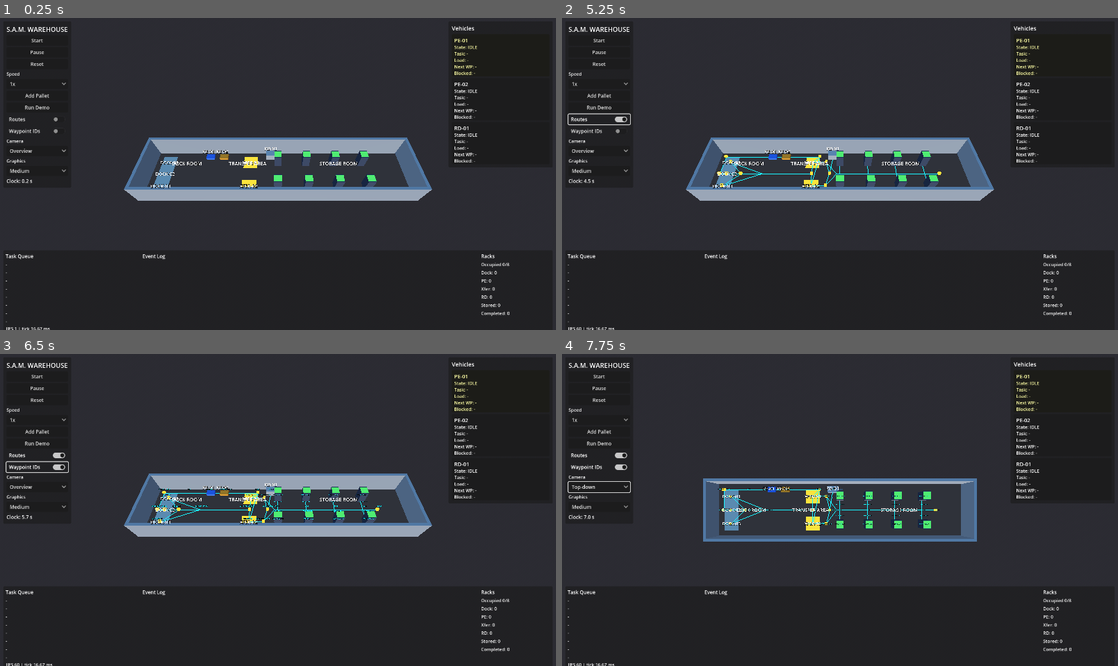
Above: before the commit, frames 1-4 (two rows, left to right).
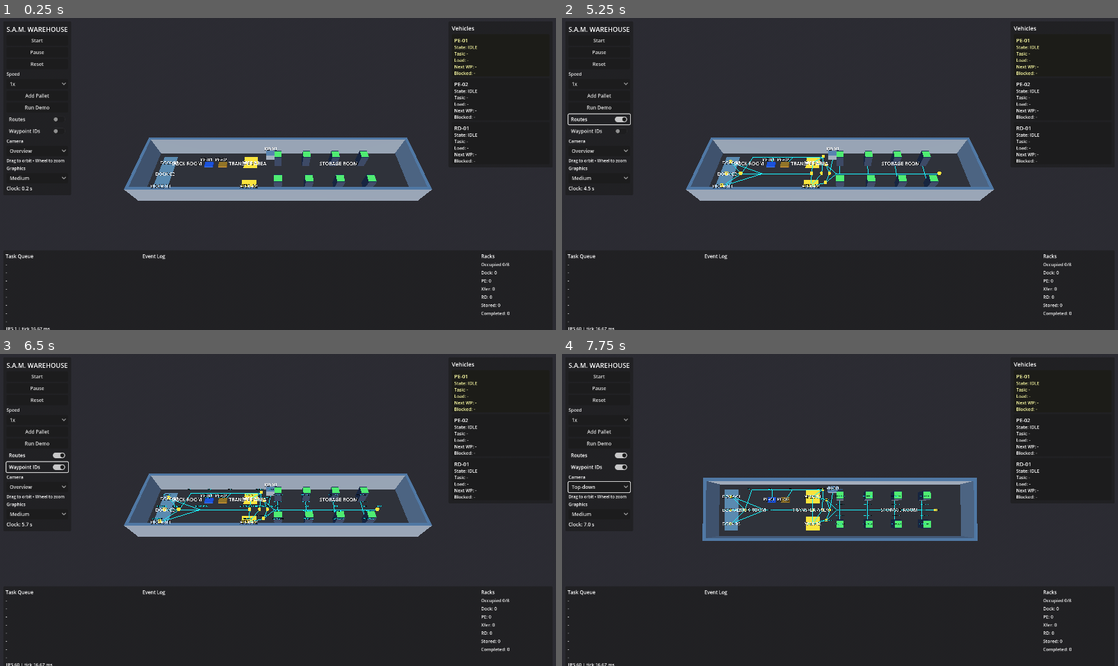
Above: after the commit, the same moments.

Repository: Bentarraya/S.A.M
Game: Godot game, scene res://scenes/main.tscn
Two runs of this game, one before a commit and one after it. Both use one fixed random seed, a clock stepped at 60 frames per second and the inputs below.
Inputs:
- Up to frame 1 (0.25 s): no input
- Up to frame 2 (5.25 s): click "Start" at 0.5 s; click "Start" at 1.25 s; click "1x" at 2 s; click "Add Pallet" at 2.75 s; click "0.5x" at 3.5 s; click "Run Demo" at 4.25 s; click "Routes" at 5 s
- Up to frame 3 (6.5 s): click "Waypoint IDs" at 5.75 s
- Up to frame 4 (7.75 s): click "Overview" at 6.5 s; click "Medium" at 7.25 s

The runs differ from the first frame. In frame 1, 0.4% of the frame differs, in the area x 1-77%, y 41-56%; in frame 2, 0.5%; in frame 3, 0.6%; in frame 4, 1.3%, in the area x 1-75%, y 39-61%.

Commit message:
fix: keep RD/PE flow moving, clear routes, add orbit camera
- RD takes the next waiting handoff pallet while RETURNING instead of
  driving home to RD_PARK first.
- PE parks moved off the return lane; the dock corner corridor that
  clipped dock pallets is gone (docks are approached via the x=4 aisle);
  pad-02 exits route via XFER_RETURN; RD approach points and XFER_EXIT
  moved clear of the pads and the RD corridor.
- Failed reservations now release what they took and cancel their queue
  entry. Phantom waiters used to hand a handoff station to an idle PE and
  stall the flow after a few pallets.
- Camera presets now seed an orbit state; drag orbits and the wheel
  zooms, in every preset including follow.

Co-Authored-By: Claude Code <noreply@anthropic.com>

Diff:
--- a/data/routes.json
+++ b/data/routes.json
@@ -1,14 +1,11 @@
 {
   "waypoints": [
-    {"id": "PE_PARK_01", "pos": [8, 0, 1], "type": "parking", "class": "PE", "resource": "PE_PARK_01"},
-    {"id": "PE_PARK_02", "pos": [10, 0, 1], "type": "parking", "class": "PE", "resource": "PE_PARK_02"},
+    {"id": "PE_PARK_01", "pos": [8, 0, 2.5], "type": "parking", "class": "PE", "resource": "PE_PARK_01"},
+    {"id": "PE_PARK_02", "pos": [10, 0, 2.5], "type": "parking", "class": "PE", "resource": "PE_PARK_02"},
     {"id": "RET_15", "pos": [15, 0, 1], "type": "lane", "class": "PE", "resource": "RET_LANE"},
     {"id": "RET_11", "pos": [11, 0, 1], "type": "lane", "class": "PE", "resource": "RET_LANE"},
     {"id": "RET_8", "pos": [8, 0, 1], "type": "lane", "class": "PE", "resource": "RET_LANE"},
     {"id": "RET_5", "pos": [5, 0, 1], "type": "lane", "class": "PE", "resource": "RET_LANE"},
-    {"id": "RET_2", "pos": [2, 0, 1], "type": "lane", "class": "PE", "resource": "RET_LANE"},
-    {"id": "CORNER_W", "pos": [1, 0, 1], "type": "turn", "class": "PE", "resource": "RET_LANE"},
-    {"id": "CORNER_NW", "pos": [1, 0, 4], "type": "turn", "class": "PE", "resource": "DOCK_LANE"},
     {"id": "DOCK_QUEUE", "pos": [4, 0, 4], "type": "wait", "class": "PE", "resource": "DOCK_LANE"},
     {"id": "DOCK_PICKUP_01", "pos": [2, 0, 2], "type": "pickup", "class": "PE", "resource": "DOCK-01"},
     {"id": "DOCK_PICKUP_02", "pos": [2, 0, 4], "type": "pickup", "class": "PE", "resource": "DOCK-02"},
@@ -19,11 +16,12 @@
     {"id": "XFER_JUNCTION", "pos": [14, 0, 4], "type": "turn", "class": "PE", "resource": "XFER_JUNCTION"},
     {"id": "XFER_DROP_01", "pos": [14, 0, 2], "type": "handoff", "class": "both", "resource": "XFER-01"},
     {"id": "XFER_DROP_02", "pos": [14, 0, 6], "type": "handoff", "class": "both", "resource": "XFER-02"},
-    {"id": "XFER_EXIT", "pos": [15, 0, 1], "type": "turn", "class": "PE", "resource": "XFER-01"},
+    {"id": "XFER_RETURN", "pos": [15.4, 0, 4], "type": "turn", "class": "PE", "resource": "XFER-01"},
+    {"id": "XFER_EXIT", "pos": [15.5, 0, 1], "type": "turn", "class": "PE", "resource": "XFER-01"},
     {"id": "RD_PARK", "pos": [17, 0, 1], "type": "parking", "class": "RD", "resource": "RD_PARK"},
     {"id": "RD_XFER_QUEUE", "pos": [16.5, 0, 4], "type": "wait", "class": "RD", "resource": "RD_XFER_QUEUE"},
-    {"id": "RD_XFER_APPROACH_01", "pos": [16, 0, 2], "type": "turn", "class": "RD", "resource": "RD_XFER_QUEUE"},
-    {"id": "RD_XFER_APPROACH_02", "pos": [16, 0, 6], "type": "turn", "class": "RD", "resource": "RD_XFER_QUEUE"},
+    {"id": "RD_XFER_APPROACH_01", "pos": [16, 0, 2.5], "type": "turn", "class": "RD", "resource": "RD_XFER_QUEUE"},
+    {"id": "RD_XFER_APPROACH_02", "pos": [16, 0, 5.5], "type": "turn", "class": "RD", "resource": "RD_XFER_QUEUE"},
     {"id": "SD_ENTRY", "pos": [17.5, 0, 4], "type": "lane", "class": "RD", "resource": "SD_ENTRY"},
     {"id": "SD_18", "pos": [18, 0, 4], "type": "lane", "class": "RD", "resource": "SEG_18"},
     {"id": "SD_22", "pos": [22, 0, 4], "type": "lane", "class": "RD", "resource": "SEG_22"},
@@ -53,10 +51,7 @@
     {"from": "RET_15", "to": "RET_11", "class": "PE", "bidir": true},
     {"from": "RET_11", "to": "RET_8", "class": "PE", "bidir": true},
     {"from": "RET_8", "to": "RET_5", "class": "PE", "bidir": true},
-    {"from": "RET_5", "to": "RET_2", "class": "PE", "bidir": true},
-    {"from": "RET_2", "to": "CORNER_W", "class": "PE", "bidir": true},
-    {"from": "CORNER_W", "to": "CORNER_NW", "class": "PE", "bidir": true},
-    {"from": "CORNER_NW", "to": "DOCK_QUEUE", "class": "PE", "bidir": true},
+    {"from": "RET_5", "to": "DOCK_QUEUE", "class": "PE", "bidir": true},
     {"from": "DOCK_QUEUE", "to": "DOCK_EXIT", "class": "PE", "bidir": true},
     {"from": "DOCK_QUEUE", "to": "DOCK_PICKUP_01", "class": "PE", "bidir": true},
     {"from": "DOCK_QUEUE", "to": "DOCK_PICKUP_02", "class": "PE", "bidir": true},
@@ -70,7 +65,8 @@
     {"from": "XFER_JUNCTION", "to": "XFER_DROP_01", "class": "PE", "bidir": true},
     {"from": "XFER_JUNCTION", "to": "XFER_DROP_02", "class": "PE", "bidir": true},
     {"from": "XFER_DROP_01", "to": "XFER_EXIT", "class": "PE", "bidir": true},
-    {"from": "XFER_DROP_02", "to": "XFER_EXIT", "class": "PE", "bidir": true},
+    {"from": "XFER_DROP_02", "to": "XFER_RETURN", "class": "PE", "bidir": true},
+    {"from": "XFER_RETURN", "to": "XFER_EXIT", "class": "PE", "bidir": true},
     {"from": "XFER_EXIT", "to": "RET_15", "class": "PE", "bidir": true},
     {"from": "RD_PARK", "to": "RD_XFER_QUEUE", "class": "RD", "bidir": true},
     {"from": "RD_XFER_QUEUE", "to": "RD_XFER_APPROACH_01", "class": "RD", "bidir": true},
--- a/scripts/app/main.gd
+++ b/scripts/app/main.gd
@@ -24,6 +24,18 @@
 var speed_multiplier := 1.0
 var selected_vehicle := "PE-01"
 var camera_preset := "overview"
+# Orbit camera: focus point + spherical offset. Presets seed these; drag and
+# wheel then move them freely.
+const CAMERA_ORBIT := {
+	"overview": {"focus": Vector3(18, 0, 4), "yaw": PI / 2, "pitch": 0.983, "dist": 28.84},
+	"top_down": {"focus": Vector3(18, 0, 4), "yaw": PI / 2, "pitch": 1.55, "dist": 30.0},
+	"follow": {"focus": Vector3.ZERO, "yaw": 3.0 * PI / 4, "pitch": 0.487, "dist": 12.81},
+}
+var orbit_focus := Vector3(18, 0, 4)
+var orbit_yaw := PI / 2
+var orbit_pitch := 0.983
+var orbit_distance := 28.84
+var _dragging := false
 var route_overlay: RouteOverlay = null
 
 var _pallet_nodes: Dictionary = {}
@@ -91,15 +103,37 @@
 
 func _set_camera_preset(preset: String) -> void:
 	camera_preset = preset
-	match preset:
-		"overview":
-			camera.position = Vector3(18, 24, 20)
-			camera.look_at(Vector3(18, 0, 4))
-		"top_down":
-			camera.position = Vector3(18, 30, 4.01)
-			camera.look_at(Vector3(18, 0, 4), Vector3(0, 0, -1))
-		"follow":
-			pass  # followed in _process
+	var orbit: Dictionary = CAMERA_ORBIT.get(preset, CAMERA_ORBIT["overview"])
+	orbit_focus = orbit["focus"]
+	orbit_yaw = orbit["yaw"]
+	orbit_pitch = orbit["pitch"]
+	orbit_distance = orbit["dist"]
+	if preset == "follow":
+		var v: Dictionary = sim.vehicles.get(selected_vehicle, {})
+		if not v.is_empty():
+			orbit_focus = v["pos"]
+	_apply_orbit()
+
+func _apply_orbit() -> void:
+	var cp := cos(orbit_pitch)
+	var offset := Vector3(cp * cos(orbit_yaw), sin(orbit_pitch), cp * sin(orbit_yaw)) * orbit_distance
+	camera.position = orbit_focus + offset
+	camera.look_at(orbit_focus)
+
+func _unhandled_input(event: InputEvent) -> void:
+	if event is InputEventMouseButton:
+		if event.button_index == MOUSE_BUTTON_WHEEL_UP and event.pressed:
+			orbit_distance = maxf(4.0, orbit_distance * 0.9)
+			_apply_orbit()
+		elif event.button_index == MOUSE_BUTTON_WHEEL_DOWN and event.pressed:
+			orbit_distance = minf(60.0, orbit_distance * 1.1)
+			_apply_orbit()
+		elif event.button_index == MOUSE_BUTTON_LEFT:
+			_dragging = event.pressed
+	elif event is InputEventMouseMotion and _dragging:
+		orbit_yaw -= event.relative.x * 0.005
+		orbit_pitch = clampf(orbit_pitch - event.relative.y * 0.005, 0.12, 1.55)
+		_apply_orbit()
 
 func _physics_process(delta: float) -> void:
 	if sim == null or paused:
@@ -123,9 +157,8 @@
 	if camera_preset == "follow":
 		var v: Dictionary = sim.vehicles.get(selected_vehicle, {})
 		if not v.is_empty():
-			var pos: Vector3 = v["pos"]
-			camera.position = camera.position.lerp(pos + Vector3(-8, 6, 8), min(1.0, delta * 4.0))
-			camera.look_at(pos)
+			orbit_focus = orbit_focus.lerp(v["pos"], min(1.0, delta * 4.0))
+			_apply_orbit()
 	hud.update_state(sim, paused, Engine.get_frames_per_second())
 
 func _sync_vehicles() -> void:
--- a/scripts/entities/vehicle.gd
+++ b/scripts/entities/vehicle.gd
@@ -23,7 +23,8 @@
 	State.LOADED_TO_RACK: [State.ALIGN_RACK],
 	State.ALIGN_RACK: [State.PLACING],
 	State.PLACING: [State.RETURNING],
-	State.RETURNING: [State.IDLE],
+	# A returning RD chains straight onto the next handoff instead of parking first.
+	State.RETURNING: [State.IDLE, State.TO_XFER],
 }
 
 var id: String = ""
--- a/scripts/simulation/dispatcher.gd
+++ b/scripts/simulation/dispatcher.gd
@@ -89,21 +89,23 @@
 				break
 			var dock_id: String = p.location_id
 			if not _try_request(engine, dock_id, vid):
+				engine.resources.cancel(dock_id, vid)
 				_set_blocked(engine, v, vid, "waiting:" + dock_id, "pe_blocked", "%s failed to reserve %s" % [vid, dock_id])
 				continue
+			vdata["station_res"][dock_id] = true
 			if not _try_request(engine, xfer_id, vid):
+				engine.resources.cancel(xfer_id, vid)
 				_set_blocked(engine, v, vid, "waiting:" + xfer_id, "pe_blocked", "%s failed to reserve %s" % [vid, xfer_id])
 				_release_station_res(engine, vid, vdata, dock_id)
 				continue
 
 			engine.xfer_state[xfer_id] = "RESERVED"
-			vdata["station_res"][dock_id] = true
 			vdata["station_res"][xfer_id] = true
 
 			var pickup_wp: String = dock_id.replace("DOCK-", "DOCK_PICKUP_")
 			var drop_wp: String = xfer_id.replace("XFER-", "XFER_DROP_")
-			var home: String = _home_wp(engine, vdata, v)
-			var path: Array = _join(engine.graph.find_path(home, pickup_wp, "PE"),
+			var start: String = _path_start(engine, vdata, v)
+			var path: Array = _join(engine.graph.find_path(start, pickup_wp, "PE"),
 				engine.graph.find_path(pickup_wp, drop_wp, "PE"))
 			if path.is_empty():
 				_release_station_res(engine, vid, vdata, dock_id)
@@ -142,7 +144,10 @@
 		for vid in engine.vehicles:
 			var vdata: Dictionary = engine.vehicles[vid]
 			var v: Vehicle = vdata["ref"]
-			if v.vehicle_class != "RD" or v.state != Vehicle.State.IDLE or v.pallet_id != "":
+			if v.vehicle_class != "RD" or v.pallet_id != "":
+				continue
+			# A returning RD takes the next waiting pallet instead of parking first.
+			if v.state != Vehicle.State.IDLE and v.state != Vehicle.State.RETURNING:
 				continue
 
 			var rack_id: String = _free_rack(engine)
@@ -151,20 +156,22 @@
 				return
 			var xfer_id: String = p.location_id
 			if not _try_request(engine, rack_id, vid):
+				engine.resources.cancel(rack_id, vid)
 				_set_blocked(engine, v, vid, "waiting:" + rack_id, "rd_blocked", "%s failed to reserve %s" % [vid, rack_id])
 				continue
+			vdata["station_res"][rack_id] = true
 			if not _try_request(engine, xfer_id, vid):
+				engine.resources.cancel(xfer_id, vid)
 				_set_blocked(engine, v, vid, "waiting:" + xfer_id, "rd_blocked", "%s failed to reserve %s" % [vid, xfer_id])
 				_release_station_res(engine, vid, vdata, rack_id)
 				continue
 
-			vdata["station_res"][rack_id] = true
 			vdata["station_res"][xfer_id] = true
 
 			var drop_wp: String = xfer_id.replace("XFER-", "XFER_DROP_")
 			var place_wp: String = "RACK_PLACE_" + _rack_code(rack_id)
-			var home: String = _home_wp(engine, vdata, v)
-			var path: Array = _join(engine.graph.find_path(home, drop_wp, "RD"),
+			var start: String = _path_start(engine, vdata, v)
+			var path: Array = _join(engine.graph.find_path(start, drop_wp, "RD"),
 				engine.graph.find_path(drop_wp, place_wp, "RD"))
 			if path.is_empty():
 				_release_station_res(engine, vid, vdata, rack_id)
@@ -365,6 +372,15 @@
 		vdata["target_rack"] = ""
 		_transition_vehicle(engine, v, vid, Vehicle.State.RETURNING)
 
+# Where a new path starts: the waypoint the vehicle is heading to (or standing
+# on) if it is mid-route, else its home park.
+func _path_start(engine, vdata: Dictionary, v: Vehicle) -> String:
+	var path: Array = vdata.get("path", [])
+	var idx: int = vdata.get("path_index", 0)
+	if idx < path.size():
+		return path[idx]
+	return _home_wp(engine, vdata, v)
+
 func _home_wp(engine, vdata: Dictionary, v: Vehicle) -> String:
 	if vdata.get("home_wp", "") != "":
 		return vdata["home_wp"]
--- a/scripts/simulation/resource_manager.gd
+++ b/scripts/simulation/resource_manager.gd
@@ -33,6 +33,14 @@
 	queue.insert(pos, {"owner": owner, "seq": seq})
 	return false
 
+# Give up a pending request: a failed assignment attempt must not stay in the
+# queue, or the next release hands the resource to a vehicle that moved on.
+func cancel(id: String, owner: String) -> void:
+	var queue: Array = _waiters.get(id, [])
+	for i in range(queue.size() - 1, -1, -1):
+		if queue[i]["owner"] == owner:
+			queue.remove_at(i)
+
 func release(id: String, owner: String) -> bool:
 	if not _holders.has(id) or not _holders[id].has(owner):
 		return false
--- a/scripts/ui/hud.gd
+++ b/scripts/ui/hud.gd
@@ -114,6 +114,7 @@
 		func(index: int) -> void: camera_preset_changed.emit(CAMERA_PRESETS[index])
 	)
 	box.add_child(camera)
+	box.add_child(_label("Drag to orbit • Wheel to zoom", 10))
 
 	box.add_child(_label("Graphics", 11))
 	var graphics := OptionButton.new()
--- a/tests/engine_test.gd
+++ b/tests/engine_test.gd
@@ -89,6 +89,71 @@
 	var p2: Object = e.inventory.get_pallet(pid2)
 	_check(p1 != null and p1.status == e.PalletStatus.STORED, "pallet 1 stored (handoff test)")
 	_check(p2 != null and p2.status == e.PalletStatus.STORED, "pallet 2 stored (handoff test)")
+	return failures - before
+
+# Regression: after storing, the RD must take the next pallet waiting at a
+# handoff instead of driving home and parking first.
+func test_rd_chains_to_next_pallet() -> int:
+	var before := failures
+	var e: SimulationEngine = SimulationEngine.new()
+	e.setup("res://data/warehouse_layout.json", "res://data/routes.json", "res://data/vehicle_config.json")
+	var pid1: String = e.add_pallet("SKU-A")
+	e.add_pallet("SKU-B")
+	var steps: int = 0
+	while steps < 40000 and e.inventory.get_pallet(pid1).status != e.PalletStatus.STORED:
+		e.step(1.0 / 60.0)
+		steps += 1
+	_check(e.inventory.get_pallet(pid1).status == e.PalletStatus.STORED, "first pallet stored (chain test)")
+	var chained := false
+	var parked := false
+	for i in range(4000):
+		e.step(1.0 / 60.0)
+		var vdata: Dictionary = e.vehicles["RD-01"]
+		var state: int = vdata["ref"].state
+		if state == e.Vehicle.State.IDLE:
+			parked = true
+		if state == e.Vehicle.State.TO_XFER and vdata["path"].size() > 0:
+			chained = vdata["path"][0] != "RD_PARK"
+			break
+	_check(chained, "RD chains from return to the next handoff")
+	_check(not parked, "RD never idles at the park between pallets")
+	return failures - before
+
+# Regression: failed reservations must not leave phantom waiters behind.
+# Six pallets through two handoff stations used to deadlock with both XFER
+# resources stuck on an idle PE.
+func test_many_pallets_no_stall() -> int:
+	var before := failures
+	var e: SimulationEngine = SimulationEngine.new()
+	e.setup("res://data/warehouse_layout.json", "res://data/routes.json", "res://data/vehicle_config.json")
+	var pids: Array = []
+	var steps: int = 0
+	while steps < 120000:
+		e.step(1.0 / 60.0)
+		steps += 1
+		# Only three docks: feed a new pallet whenever one is free.
+		if pids.size() < 6 and steps % 120 == 0:
+			var pid: String = e.add_pallet("SKU-%d" % pids.size())
+			if pid != "":
+				pids.append(pid)
+		if pids.size() < 6:
+			continue
+		var done := true
+		for pid in pids:
+			if e.inventory.get_pallet(pid).status != e.PalletStatus.STORED:
+				done = false
+				break
+		for vid in e.vehicles:
+			if e.vehicles[vid]["ref"].state != e.Vehicle.State.IDLE:
+				done = false
+		if done:
+			break
+	_check(pids.size() == 6, "six pallets spawned (stall test)")
+	for pid in pids:
+		_check(e.inventory.get_pallet(pid).status == e.PalletStatus.STORED, "pallet %s stored (stall test)" % pid)
+	for res_id in e.resources._capacity.keys():
+		if res_id.begins_with("DOCK-") or res_id.begins_with("XFER-") or res_id.begins_with("RACK-"):
+			_check(e.resources.holders(res_id).is_empty(), "no holder for " + res_id + " (stall test)")
 	return failures - before
 
 func test_two_pallets() -> int:
@@ -150,7 +215,7 @@
 	_check(e.time == 0.0, "reset restores time")
 	_check(e.step_count == 0, "reset restores step_count")
 	_check(e.blocked_reasons.is_empty(), "reset clears blocked reasons")
-	_check(e.vehicles["PE-01"]["pos"] == Vector3(8, 0, 1), "reset restores vehicle pos")
+	_check(e.vehicles["PE-01"]["pos"] == Vector3(8, 0, 2.5), "reset restores vehicle pos")
 	_check(e.vehicles["PE-01"]["heading"] == 0.0, "reset restores vehicle heading")
 	_check(e.vehicles["PE-01"]["target_waypoint"] == "", "reset clears target waypoint")
 	_check(e.resources.is_held_by("PE_PARK_01", "PE-01"), "reset restores park holder")
@@ -181,7 +246,7 @@
 	_check(e.setup("res://data/warehouse_layout.json", "res://data/routes.json", "res://data/vehicle_config.json"), "engine setup")
 	_check(e.vehicles.size() == 3, "3 vehicles")
 	_check(e.vehicles.has("PE-01") and e.vehicles.has("PE-02") and e.vehicles.has("RD-01"), "vehicle ids")
-	_check(e.vehicles["PE-01"]["pos"] == Vector3(8, 0, 1), "PE-01 parked")
+	_check(e.vehicles["PE-01"]["pos"] == Vector3(8, 0, 2.5), "PE-01 parked")
 	_check(e.rack_slots.size() == 8, "8 rack slots tracked")
 
 	var id := e.add_pallet("SKU-A")
@@ -198,6 +263,8 @@
 
 	# Full workflow tests
 	test_full_workflow()
+	test_rd_chains_to_next_pallet()
+	test_many_pallets_no_stall()
 	test_two_pallets()
 	test_handoff_exclusive_use()
 	test_reset()
